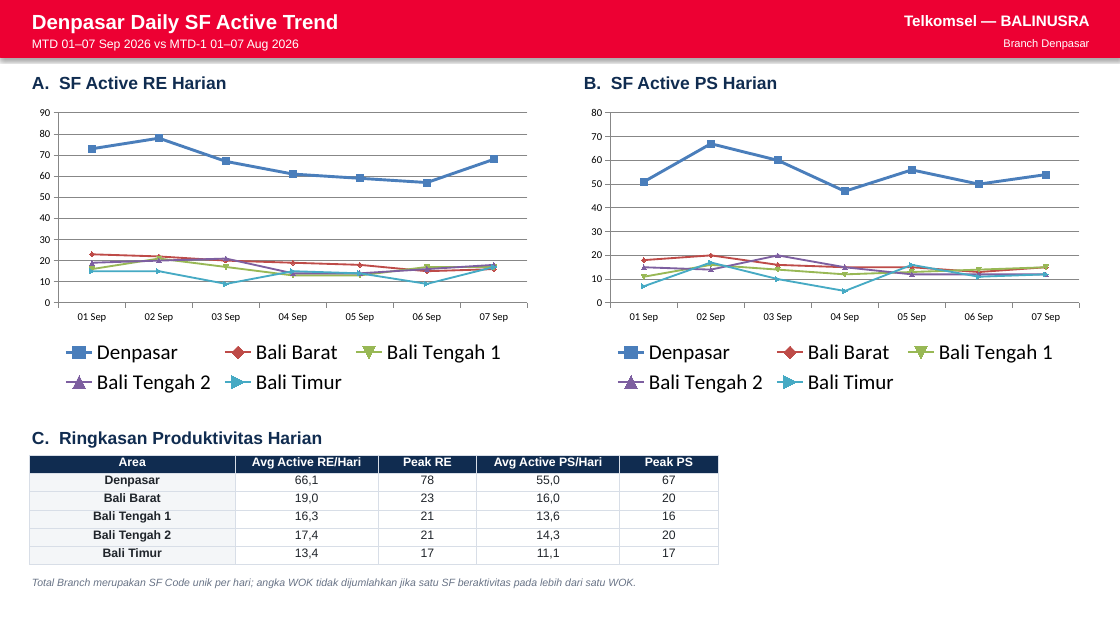
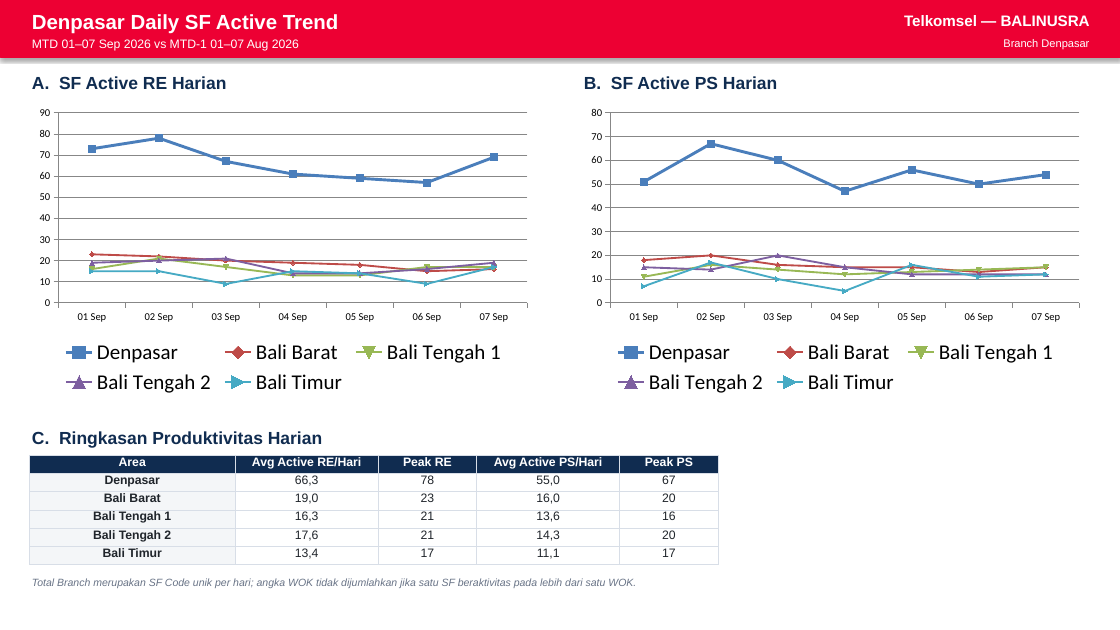
Before and after one commit to linktreehhbalnus-eng/wow_balnus, a slide deck: slide 3 of reports/BRANCH_DENPASAR_PERFORMANCE_SUMMARY_20260907_INARA.pptx. Drawn at 1120x630 pixels with LibreOffice and Linux fonts; fonts in the diff are those of the drawing. Boxes give left, top, right and bottom in pixels: in the first picture for what was removed or moved away, otherwise in the second. Text is boxed around its words. In the diff, an @@ line names an element or a change of style, - is before the commit and + after.

```diff
--- a/reports/BRANCH_DENPASAR_PERFORMANCE_SUMMARY_20260907_INARA.pptx
+++ b/reports/BRANCH_DENPASAR_PERFORMANCE_SUMMARY_20260907_INARA.pptx
@@ line chart at bbox=[29, 101, 538, 399] @@
@@ Denpasar, 07 Sep: 68 to 69 @@
@@ Bali Tengah 2, 07 Sep: 18 to 19 @@
@@ table at bbox=[29, 455, 718, 565] @@
-row 2, column 2: 66,1
+row 2, column 2: 66,3
-row 5, column 2: 17,4
+row 5, column 2: 17,6
```
Also in this commit, not shown: 2 other slides changed, 16 other files.
